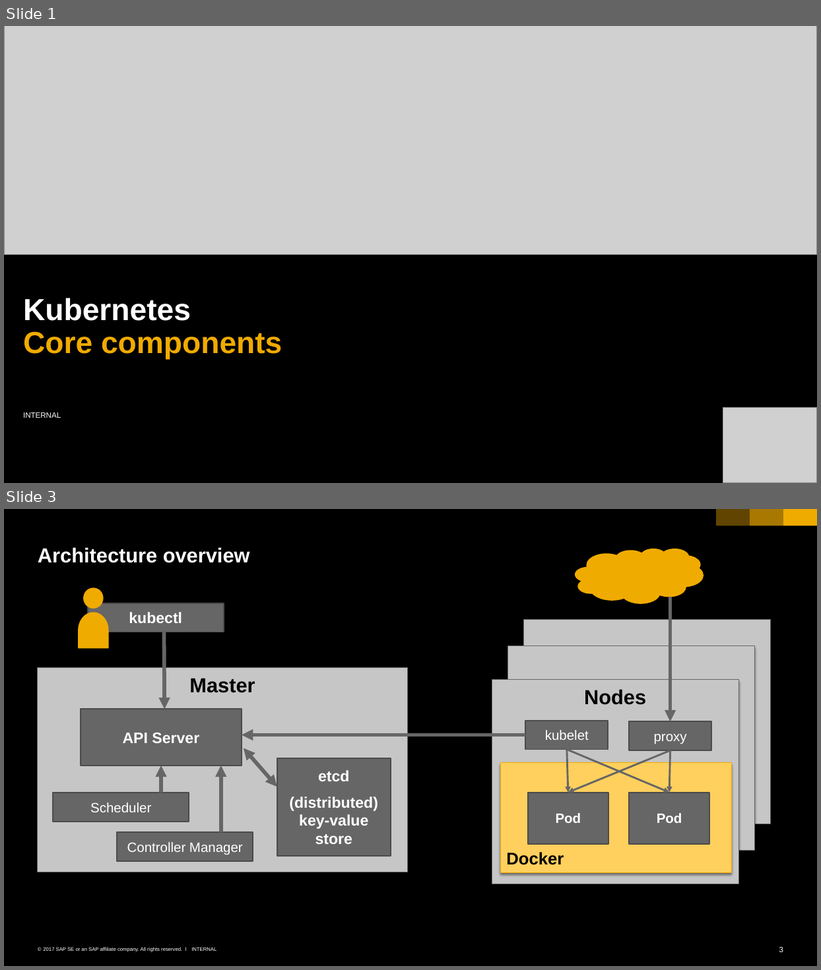
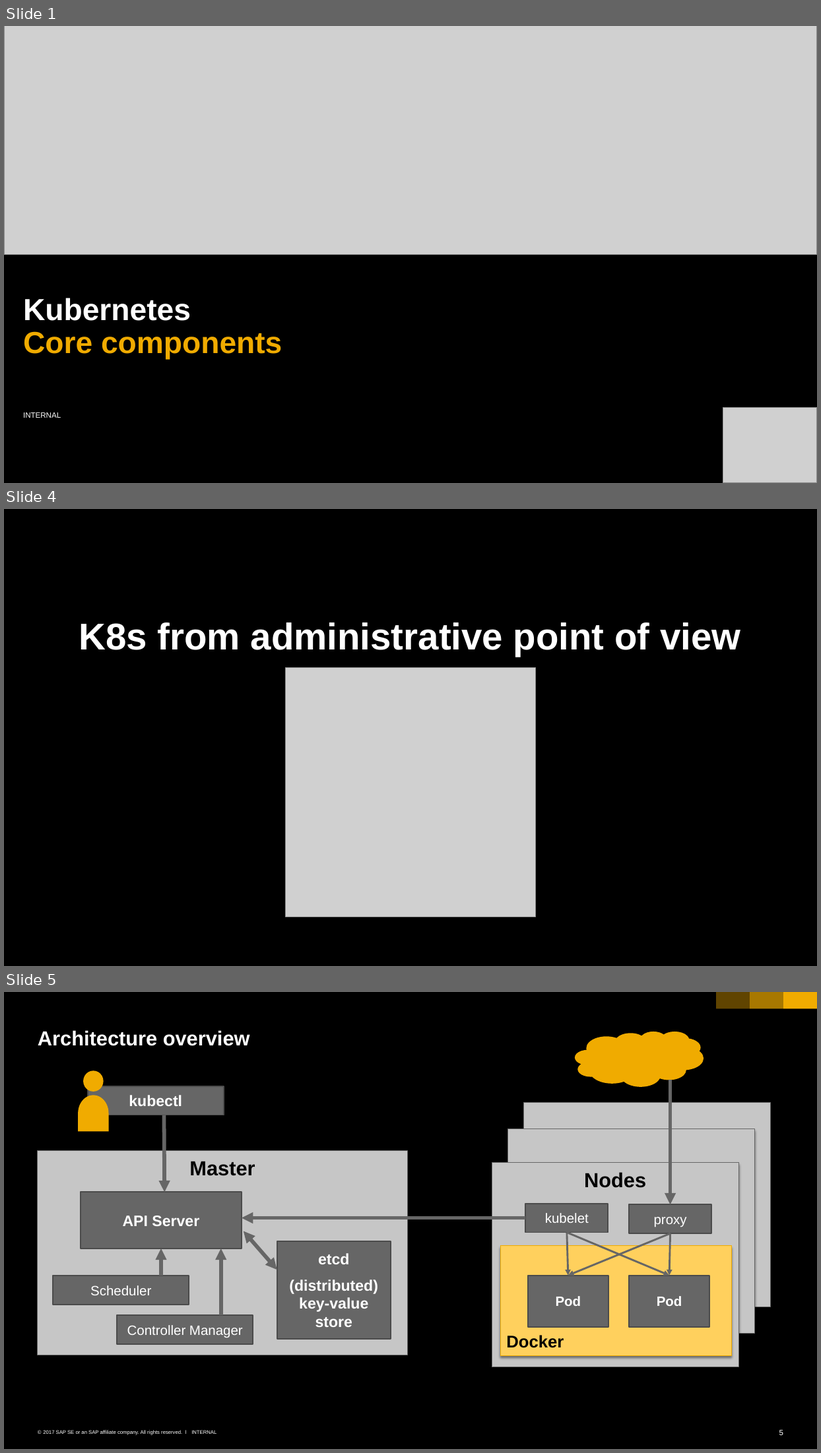
Before and after one commit to cuijiyao01/docker-k8s-training, a slide deck: kubernetes/01_k8s_core_components.pptx. Shown one above the other, each under a label of ours: slides 1 and 3 before the commit, slides 1, 4 and 5 after it; the slides between them are not shown. The pictures are 821x970 and 821x1453 pixels, drawn with LibreOffice and Linux fonts; fonts in the diff are those of the drawing; grey boxes stand for pictures; background and template pictures are left out. Boxes give left, top, right and bottom in pixels: in the first picture for what was removed or moved away, otherwise in the second. Text is boxed around its words. In the diff, an @@ line names an element or a change of style, - is before the commit and + after.

```diff
--- a/kubernetes/01_k8s_core_components.pptx
+++ b/kubernetes/01_k8s_core_components.pptx
@@ slide 4 added at <box>4,509,817,966</box>, background #000000 @@
@@ title added at <box>79,623,741,656</box>, 44 pt, text #FFFFFF, bold @@
+K8s from administrative point of view
@@ picture added at <box>286,667,535,918</box> @@
@@ what was slide 3 is now slide 5 @@
@@ page number at <box>780,1430,783,1436</box>: text changed @@
-3
+5
```
Also in this commit, not shown: 1 slide changed, 5 other slides added, 1 slide removed, 4 other files.
